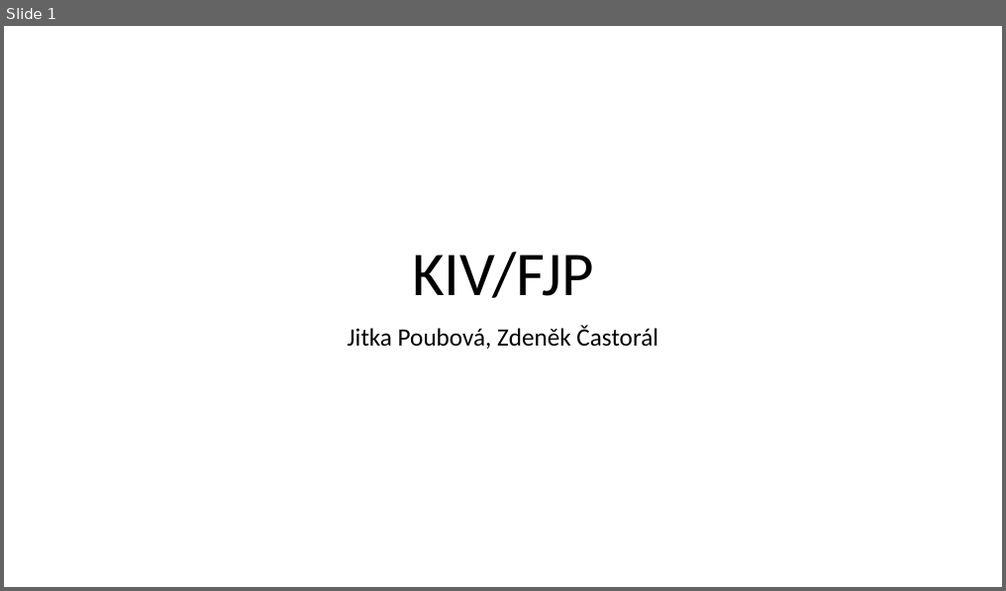
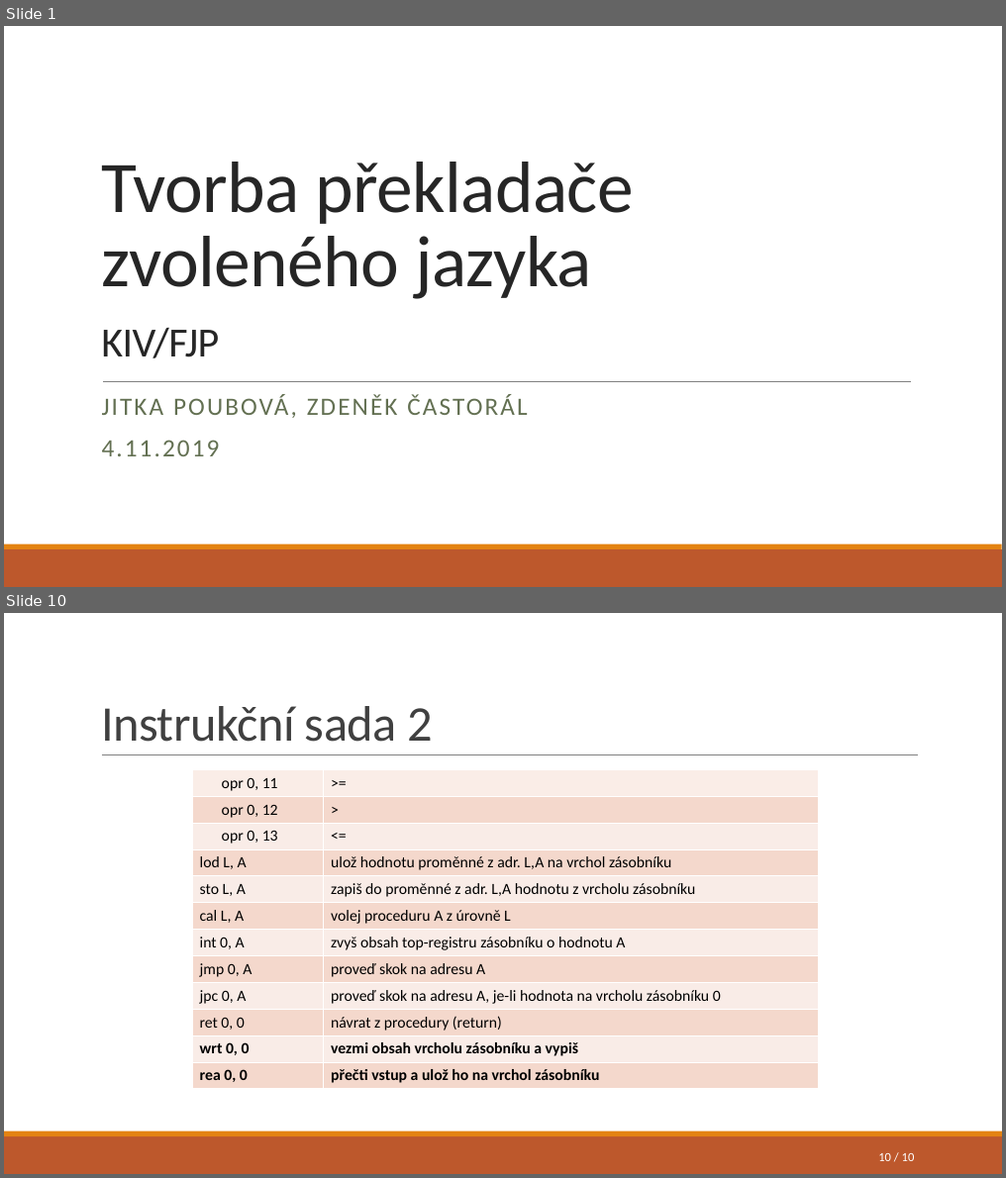
Before and after one commit to JitkaP/FJP-project, a slide deck: presentation/1 (4.11.).pptx. Shown one above the other, each under a label of ours: slide 1 before the commit, slides 1 and 10 after it; the slides between them are not shown. The pictures are 1006x591 and 1006x1178 pixels, drawn with LibreOffice and Linux fonts; fonts in the diff are those of the drawing. Boxes give left, top, right and bottom in pixels: in the first picture for what was removed or moved away, otherwise in the second. Text is boxed around its words. In the diff, an @@ line names an element or a change of style, - is before the commit and + after.

Commit message:
- updated grammar - updated presentation - final version

```diff
--- a/presentation/1 (4.11.).pptx
+++ b/presentation/1 (4.11.).pptx
@@ slide 10 added at bbox=[4, 613, 1002, 1174], background #FFFFFF; not listed: 2 template elements that a slide beside it also shows @@
@@ title added at bbox=[101, 706, 432, 742], 48 pt, text #404040 @@
+Instrukční sada 2
@@ line added from (102, 756) to (918, 756), #808080 0.5 pt @@
@@ table added at bbox=[193, 770, 819, 1088], 12 rows, 2 columns @@
+opr 0, 11 | >=
+opr 0, 12 | >
+opr 0, 13 | <=
+lod L, A | ulož hodnotu proměnné z adr. L,A na vrchol zásobníku
+sto L, A | zapiš do proměnné z adr. L,A hodnotu z vrcholu zásobníku
+cal L, A | volej proceduru A z úrovně L
+int 0, A | zvyš obsah top-registru zásobníku o hodnotu A
+jmp 0, A | proveď skok na adresu A
+jpc 0, A | proveď skok na adresu A, je-li hodnota na vrcholu zásobníku 0
+ret 0, 0 | návrat z procedury (return)
+wrt 0, 0 | vezmi obsah vrcholu zásobníku a vypiš
+rea 0, 0 | přečti vstup a ulož ho na vrchol zásobníku
@@ page number added at bbox=[878, 1154, 915, 1161], 12 pt, text #FFFFFF @@
+10 / 10
@@ slide 1 changed as well @@
@@ title at bbox=[101, 162, 634, 359]: text changed; size 60 to 70 pt; text colour #000000 to #262626 @@
-KIV/FJP
+Tvorba překladače zvoleného jazyka
+KIV/FJP
@@ line added from (103, 381) to (912, 381), #808080 0.5 pt @@
@@ subtitle at bbox=[102, 395, 527, 457]: text changed; text colour #000000 to #637052 @@
-Jitka Poubová, Zdeněk Častorál
+JITKA POUBOVÁ, ZDENĚK ČASTORÁL
+4.11.2019
@@ rectangle added at bbox=[4, 550, 1002, 587], fill #BD582C @@
@@ rectangle added at bbox=[4, 545, 1002, 550], fill #E48312 @@
```
Also in this commit, not shown: 2 other slides changed, 7 other slides added, 1 other file.
